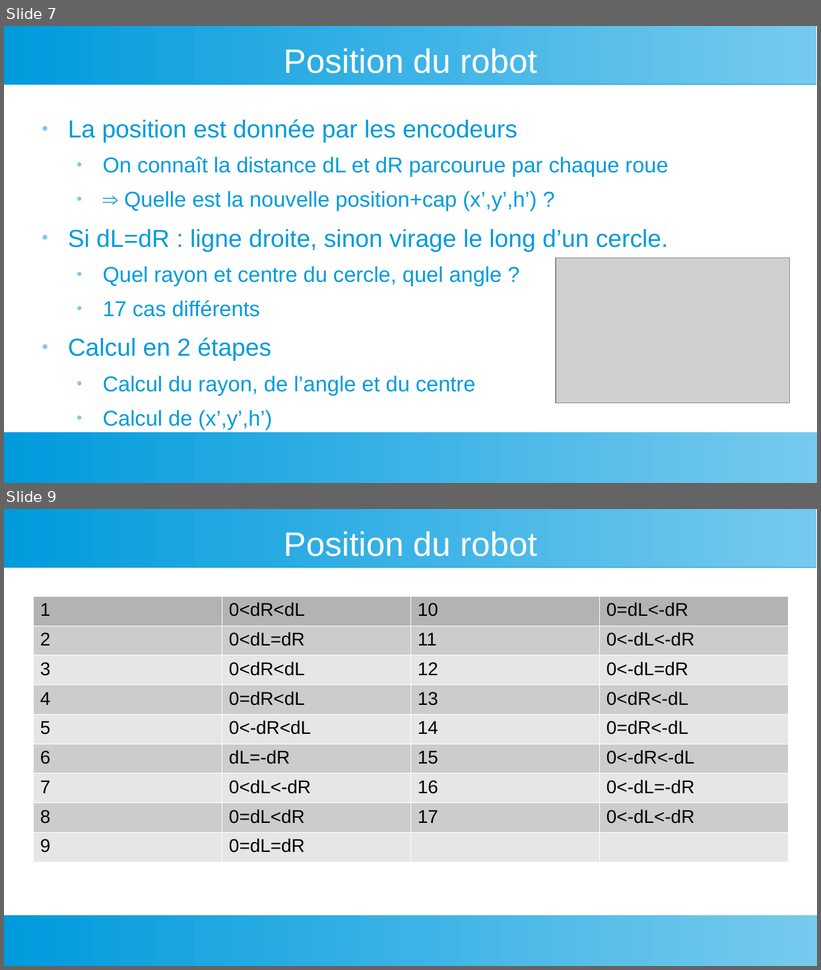
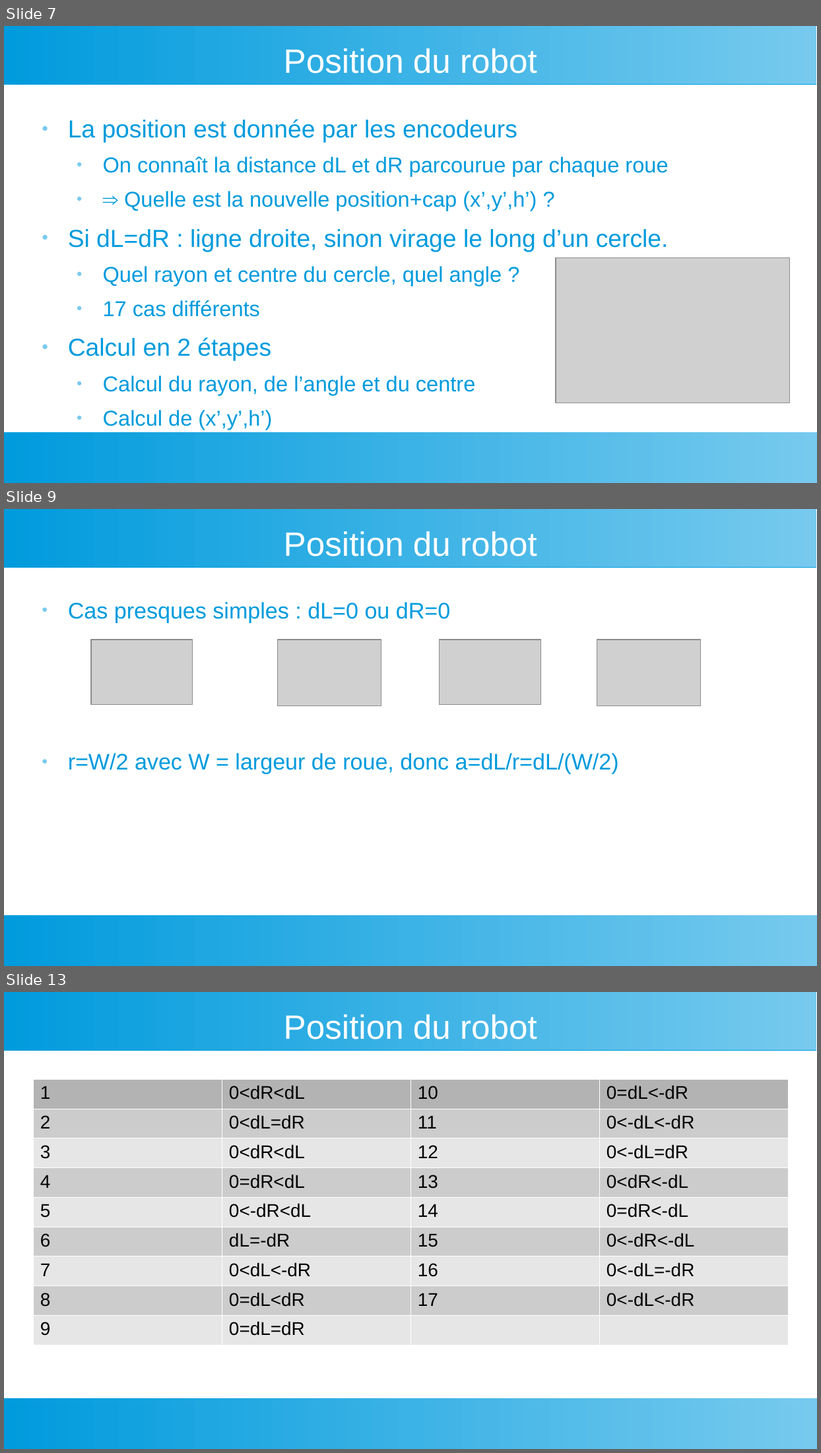
Before and after one commit to LaFabrickMassy/Projet-Fablab, a slide deck: Robotique/Micromouse/Documents/Micromouse -3-Controle.odp. Shown one above the other, each under a label of ours: slides 7 and 9 before the commit, slides 7, 9 and 13 after it; the slides between them are not shown. The pictures are 821x970 and 821x1453 pixels, drawn with LibreOffice and Linux fonts; fonts in the diff are those of the drawing; grey boxes stand for pictures. Boxes give left, top, right and bottom in pixels: in the first picture for what was removed or moved away, otherwise in the second. Text is boxed around its words. In the diff, an @@ line names an element or a change of style, - is before the commit and + after.

```diff
--- a/Robotique/Micromouse/Documents/Micromouse -3-Controle.odp
+++ b/Robotique/Micromouse/Documents/Micromouse -3-Controle.odp
@@ slide 9 added at box(4, 509, 817, 966), background #FFFFFF; not listed: 2 template elements that a slide beside it also shows @@
@@ title added at box(284, 531, 537, 557), 33 pt, text #FFFFFF @@
+Position du robot
@@ text added at box(68, 602, 619, 774), 22 pt, text #009BDD @@
+● Cas presques simples : dL=0 ou dR=0
+● r=W/2 avec W = largeur de roue, donc a=dL/r=dL/(W/2)
@@ picture added at box(91, 640, 193, 704) @@
@@ picture added at box(278, 640, 382, 706) @@
@@ picture added at box(440, 640, 542, 704) @@
@@ picture added at box(597, 640, 701, 706) @@
@@ what was slide 9 is now slide 13 @@
```
Also in this commit, not shown: 1 slide changed, 3 other slides added, 1 other file.
